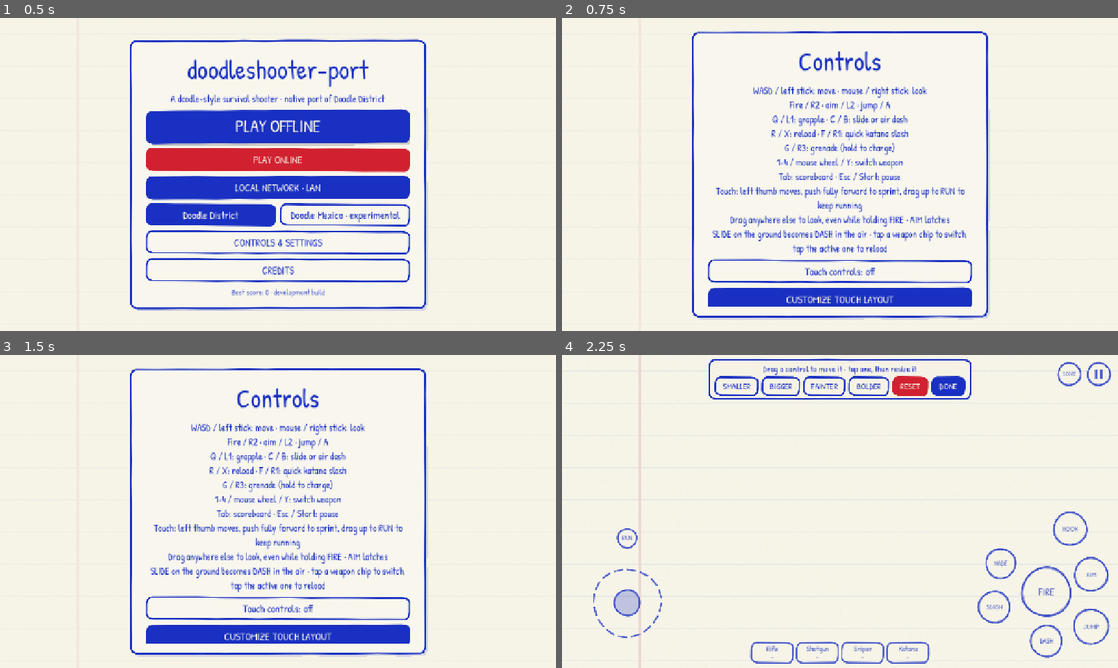
Above: before the commit, frames 1-4 (two rows, left to right).
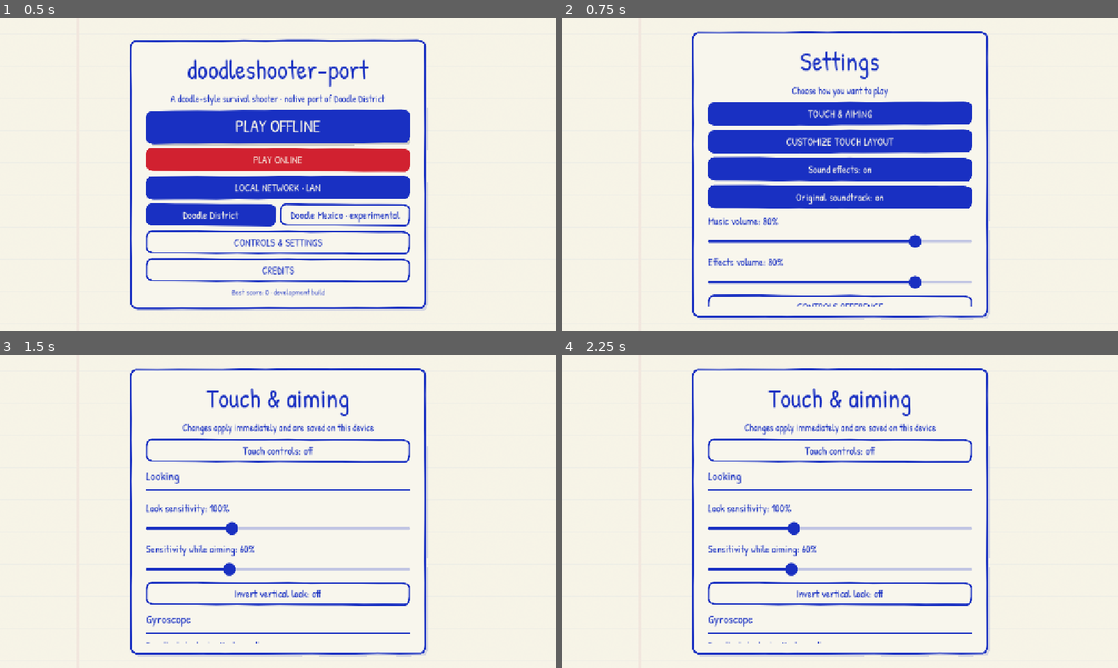
Above: after the commit, the same moments.

Repository: albertolicea00/doodleshooter-port
Game: Godot game, scene res://scenes/main.tscn
The game is run twice, just before and just after one commit, with the same random seed, the same clock (stepped at 60 frames per second) and the same inputs.
Inputs (mouse positions are in pixels of both pictures, inside the frame that each line leads up to):
- Up to frame 1 (0.5 s): no input
- Up to frame 2 (0.75 s): click "CONTROLS & SETTINGS" at 0.5 s
- Up to frame 3 (1.5 s): click (278, 452) at 1.25 s, where only the run after the commit has a clickable "TOUCH & AIMING"
- Up to frame 4 (2.25 s): click (840, 636) at 2 s, where only the run before the commit has a clickable "CUSTOMIZE TOUCH LAYOUT"

Frame 1 is identical in both runs. In frame 2, 21% of the frame differs, in the area x 26-74%, y 10-93%; in frame 3, 11%; in frame 4, 12%.

Commit message:
feat(settings): add touch and aiming options including gyroscope and auto fire
Settings is split into a short main screen, a Touch & aiming screen and a controls reference. Players choose look and aiming sensitivity, inverted vertical look, gyroscope aiming (off, while aiming, always) with its own sensitivity, auto fire on target, hold-to-aim, an optional second fire button and reload button, a fixed joystick, and whether a full forward push sprints and the run lock marker is shown. Options are saved with the layout.

Enable the gyroscope sensor in the project settings; Godot 4.6 leaves motion sensors off by default.

Diff:
--- a/native/project.godot
+++ b/native/project.godot
@@ -25,3 +25,4 @@
 [input_devices]
 pointing/emulate_touch_from_mouse=false
 pointing/emulate_mouse_from_touch=true
+sensors/enable_gyroscope=true
--- a/native/scripts/game.gd
+++ b/native/scripts/game.gd
@@ -171,6 +171,7 @@
 	touch.visible = false
 	touch.custom = preferences.get_value("touch", "layout", {})
 	touch.opacity = preferences.get_value("touch", "opacity", 1.0)
+	touch.options.merge(preferences.get_value("touch", "options", {}), true)
 	hurt_overlay = ColorRect.new()
 	hurt_overlay.set_anchors_and_offsets_preset(Control.PRESET_FULL_RECT)
 	hurt_overlay.mouse_filter = Control.MOUSE_FILTER_IGNORE
@@ -341,24 +342,56 @@
 	menu_items.add_child(foot)
 
 func show_settings() -> void:
-	_clear_menu("Controls", "WASD / left stick: move · mouse / right stick: look\nFire / R2 · aim / L2 · jump / A\nQ / L1: grapple · C / B: slide or air dash\nR / X: reload · F / R1: quick katana slash\nG / R3: grenade (hold to charge)\n1–4 / mouse wheel / Y: switch weapon\nTab: scoreboard · Esc / Start: pause\nTouch: left thumb moves, push fully forward to sprint, drag up to RUN to keep running\nDrag anywhere else to look, even while holding FIRE · AIM latches\nSLIDE on the ground becomes DASH in the air · tap a weapon chip to switch, tap the active one to reload")
-	_toggle("Touch controls", use_touch, func(value): use_touch = value)
+	_clear_menu("Settings", "Choose how you want to play")
+	_button("TOUCH & AIMING", show_touch_settings)
 	_button("CUSTOMIZE TOUCH LAYOUT", show_layout_editor)
 	_toggle("Sound effects", sound.enabled, func(value): sound.enabled = value; save_settings())
 	_toggle("Original soundtrack", sound.music_enabled, func(value): sound.music_enabled = value; save_settings())
-	for item in [["Music volume", "music_volume"], ["Effects volume", "effects_volume"]]:
-		var label = Label.new()
-		label.text = item[0]
-		menu_items.add_child(label)
-		var slider = HSlider.new()
-		slider.min_value = 0
-		slider.max_value = 1
-		slider.step = 0.05
-		slider.value = sound.get(item[1])
-		slider.custom_minimum_size.y = 36
-		slider.value_changed.connect(func(value): sound.set(item[1], value); save_settings())
-		menu_items.add_child(slider)
+	_slider("Music volume", sound.music_volume, 0, 1, func(value): sound.music_volume = value; save_settings())
+	_slider("Effects volume", sound.effects_volume, 0, 1, func(value): sound.effects_volume = value; save_settings())
+	_button("CONTROLS REFERENCE", show_controls, "AltButton")
 	_button("BACK", pause_menu if paused else show_main_menu, "AltButton")
+
+func show_controls() -> void:
+	_clear_menu("Controls", "WASD / left stick: move · mouse / right stick: look\nFire / R2 · aim / L2 · jump / A\nQ / L1: grapple · C / B: slide or air dash\nR / X: reload · F / R1: quick katana slash\nG / R3: grenade (hold to charge)\n1–4 / mouse wheel / Y: switch weapon\nTab: scoreboard · Esc / Start: pause")
+	_credit_section("Touch", "The left thumb moves. Push fully forward to sprint and drag on up to RUN to keep running. Drag anywhere else to look, even while holding FIRE. SLIDE on the ground becomes DASH in the air. Tap a weapon chip to switch and tap the active one to reload. Every one of these can be changed under Touch & aiming.")
+	_button("BACK", show_settings, "AltButton")
+
+# Every merged or assisted behaviour is optional, as in large mobile shooters.
+func show_touch_settings() -> void:
+	_clear_menu("Touch & aiming", "Changes apply immediately and are saved on this device")
+	var option = func(key: String): return func(value): touch.options[key] = value; save_settings()
+	_toggle("Touch controls", use_touch, func(value): use_touch = value)
+	_credit_section("Looking", "")
+	_slider("Look sensitivity", touch.options.look, 0.3, 2.5, option.call("look"))
+	_slider("Sensitivity while aiming", touch.options.aim_look, 0.2, 1.5, option.call("aim_look"))
+	_toggle("Invert vertical look", touch.options.invert_y, option.call("invert_y"))
+	_credit_section("Gyroscope", "Turn the device to aim. Needs a motion sensor.")
+	_choices(["Off", "While aiming", "Always"], touch.options.gyro, option.call("gyro"))
+	_slider("Gyroscope sensitivity", touch.options.gyro_speed, 0.3, 3.0, option.call("gyro_speed"))
+	_credit_section("Shooting", "")
+	_toggle("Auto fire on target", touch.options.auto_fire, option.call("auto_fire"))
+	_toggle("Hold to aim", touch.options.aim_hold, option.call("aim_hold"))
+	_toggle("Second fire button on the left", touch.options.left_fire, option.call("left_fire"))
+	_toggle("Reload button", touch.options.reload_button, option.call("reload_button"))
+	_credit_section("Moving", "")
+	_toggle("Fixed joystick", touch.options.fixed_stick, option.call("fixed_stick"))
+	_toggle("Sprint with a full forward push", touch.options.stick_sprint, option.call("stick_sprint"))
+	_toggle("Run lock marker", touch.options.run_lock, option.call("run_lock"))
+	_button("BACK", show_settings, "AltButton")
+
+func _slider(text: String, value: float, low: float, high: float, callback: Callable) -> void:
+	var label = Label.new()
+	label.text = "%s: %d%%" % [text, roundi(value * 100)]
+	menu_items.add_child(label)
+	var slider = HSlider.new()
+	slider.min_value = low
+	slider.max_value = high
+	slider.step = 0.05
+	slider.value = value
+	slider.custom_minimum_size.y = 36
+	slider.value_changed.connect(func(changed): label.text = "%s: %d%%" % [text, roundi(changed * 100)]; callback.call(changed))
+	menu_items.add_child(slider)
 
 # The controls stay on screen, over the paused game when there is one, and
 # can be dragged and resized; the result is stored with the other settings.
@@ -930,6 +963,14 @@
 	drag.position = finger.position + Vector2(0, -touch.STICK_RADIUS)
 	touch._input(drag)
 	assert(touch.sprinting, "Pushing the joystick fully forward must sprint")
+	touch.options.stick_sprint = false
+	touch._input(drag)
+	assert(not touch.sprinting, "Stick sprint must be optional")
+	touch.options.stick_sprint = true
+	touch.options.left_fire = true
+	touch.layout()
+	assert(touch.buttons.has("fire_left"), "The second fire button must appear when enabled")
+	touch.options.left_fire = false
 	touch.custom = {"fire": [-40.0, -30.0, 1.2]}
 	touch.layout()
 	var moved: Array = touch.buttons.fire
@@ -948,6 +989,29 @@
 	assert(not Input.is_action_pressed("fire"), "Releasing fire must stop the action")
 	touch.reset()
 	touch.visible = use_touch
+	var dummy = spawn_enemy("grunt")
+	dummy.set_physics_process(false)
+	dummy.hp = 99999
+	dummy.global_position = player.camera.global_position - player.camera.global_basis.z * 6.0 - Vector3.UP
+	dummy.model.scale = Vector3.ONE * dummy.model_scale
+	for i in 2:
+		await get_tree().physics_frame
+	var dummy_head = dummy.model.find_child("hit_head", true, false).get_child(0)
+	player.camera.rotation.x = asin((dummy_head.global_position - player.camera.global_position).normalized().y)
+	player.switch_weapon(0)
+	var rounds: int = player.magazines[0]
+	touch.visible = true
+	touch.options.auto_fire = true
+	for i in 8:
+		await get_tree().physics_frame
+	player.camera.rotation.x = 0
+	assert(player.magazines[0] < rounds, "Auto fire must shoot a target under the crosshair")
+	touch.options.auto_fire = false
+	touch.reset()
+	touch.visible = use_touch
+	enemies.erase(dummy)
+	dummy.laser.free()
+	dummy.free()
 	var enemy = spawn_enemy("grunt")
 	var old_score = score
 	enemy.take_damage(999)
@@ -1139,6 +1203,7 @@
 func save_settings() -> void:
 	for setting in ["music_enabled", "music_volume", "effects_volume", "enabled"]:
 		preferences.set_value("audio", setting, sound.get(setting))
+	preferences.set_value("touch", "options", touch.options)
 	preferences.save(save_path)
 
 func burst(at: Vector3, ink: int, count: int) -> void:
--- a/native/scripts/touch_controls.gd
+++ b/native/scripts/touch_controls.gd
@@ -28,15 +28,45 @@
 var dragging = false
 var grab = Vector2.ZERO
 var toolbar: Control
+# Player preferences, edited under Settings and stored with the layout.
+var options = {"look": 1.0, "aim_look": 0.6, "invert_y": false, "gyro": 0, "gyro_speed": 1.0, "auto_fire": false, "left_fire": false, "reload_button": false, "aim_hold": false, "fixed_stick": false, "stick_sprint": true, "run_lock": true}
+var auto_firing = false
 
 func _ready() -> void:
 	set_anchors_and_offsets_preset(Control.PRESET_FULL_RECT)
 	mouse_filter = Control.MOUSE_FILTER_IGNORE
 
-func _process(_delta: float) -> void:
-	if visible:
-		modulate.a = opacity
-		queue_redraw()
+func _process(delta: float) -> void:
+	if not visible:
+		return
+	modulate.a = opacity
+	queue_redraw()
+	if editing or not is_instance_valid(player) or not player.alive or not player.game.playing:
+		return
+	# Gyroscope aiming: rotation rate around the screen's vertical axis turns,
+	# around its horizontal axis pitches.
+	if options.gyro == 2 or (options.gyro == 1 and player.aiming):
+		var rate = Input.get_gyroscope()
+		turn(Vector2(-rate.y, -rate.x) * delta * options.gyro_speed)
+	# Auto fire: shoot while something that can be hurt is under the crosshair.
+	var reach = 3.2 if player.weapon_index == 3 else 18.0 if player.weapon_index == 1 else 120.0
+	var target = options.auto_fire and player.ray(reach).get("collider") != null and player.ray(reach).collider.has_method("take_damage")
+	if target and player.weapon_index in [1, 2] and auto_firing:
+		# Single-shot weapons need a fresh press for every shot.
+		target = false
+	if target != auto_firing:
+		auto_firing = target
+		if target:
+			Input.action_press("fire")
+		elif not held.values().has("fire"):
+			Input.action_release("fire")
+
+func turn(amount: Vector2) -> void:
+	if not is_instance_valid(player):
+		return
+	if options.invert_y:
+		amount.y = -amount.y
+	player.look(amount * (options.aim_look if player.aiming else 1.0))
 
 func _tweak(control: String) -> Array:
 	return custom.get(control, [0.0, 0.0, 1.0])
@@ -65,6 +95,10 @@
 		"pause": [Vector2(r - 44, inset[1] + 44), 26.0, ""] }
 	if show_score or editing:
 		buttons["scoreboard"] = [Vector2(r - 112, inset[1] + 44), 26.0, "SCORE"]
+	if options.reload_button:
+		buttons["reload"] = [Vector2(r - 360, b - 70), 30.0, "RELOAD"]
+	if options.left_fire:
+		buttons["fire_left"] = [Vector2(inset[0] + 60, b - 360), 40.0, "FIRE"]
 	for action in buttons:
 		var button: Array = buttons[action]
 		button[1] *= _tweak(action)[2]
@@ -84,6 +118,8 @@
 		if player.weapon_index == 3:
 			buttons.fire[2] = "SLASH"
 			buttons.aim[2] = "BLOCK"
+			if buttons.has("fire_left"):
+				buttons.fire_left[2] = "SLASH"
 
 func _input(event: InputEvent) -> void:
 	if not visible:
@@ -109,11 +145,11 @@
 			var raw: Vector2 = (event.position - origin) / stick_radius
 			move_vector = raw.limit_length()
 			thumb = origin + move_vector * stick_radius
-			sprinting = raw.y < -0.9 and absf(raw.x) < absf(raw.y)
-			run_locked = raw.y < -1.9 and absf(raw.x) < 0.8
-		elif is_instance_valid(player):
+			sprinting = options.stick_sprint and raw.y < -0.9 and absf(raw.x) < absf(raw.y)
+			run_locked = options.stick_sprint and options.run_lock and raw.y < -1.9 and absf(raw.x) < 0.8
+		else:
 			# Any other finger turns the camera, including one holding FIRE.
-			player.look(event.relative * 0.003)
+			turn(event.relative * 0.003 * options.look)
 
 func _press(event: InputEventScreenTouch) -> void:
 	for i in slots.size():
@@ -129,7 +165,7 @@
 	for action in buttons:
 		var b: Array = buttons[action]
 		if event.position.distance_to(b[0]) < b[1] + 8:
-			if action == "aim" and not (is_instance_valid(player) and player.weapon_index == 3):
+			if action == "aim" and not options.aim_hold and not (is_instance_valid(player) and player.weapon_index == 3):
 				# Aim latches so the same thumb stays free to look and fire;
 				# the katana block stays a hold because its timing matters.
 				aim_locked = not aim_locked
@@ -141,6 +177,8 @@
 			else:
 				if action == "aim":
 					aim_locked = false
+				if action == "fire_left":
+					action = "fire"
 				held[event.index] = action
 				Input.action_press(action)
 			get_viewport().set_input_as_handled()
@@ -152,6 +190,8 @@
 		sprinting = false
 		move_vector = Vector2.ZERO
 		origin = Vector2(maxf(event.position.x, inset[0] + stick_radius + 8), minf(event.position.y, size.y - inset[3] - stick_radius - 8))
+		if options.fixed_stick:
+			origin = stick_rest
 		thumb = origin
 
 func reset() -> void:
@@ -167,6 +207,9 @@
 	sprinting = false
 	run_locked = false
 	dragging = false
+	if auto_firing:
+		Input.action_release("fire")
+	auto_firing = false
 
 # Layout editor: drag any control; the toolbar resizes the selected one.
 func _control_at(point: Vector2) -> String:
@@ -236,7 +279,7 @@
 	var mark = Color(DoodlePen.RED, 0.9)
 	for action in buttons:
 		var b: Array = buttons[action]
-		var down = held.values().has(action) or (action == "aim" and aim_locked)
+		var down = held.values().has("fire" if action == "fire_left" else action) or (action == "aim" and aim_locked)
 		var tone = mark if editing and action == selected else ink
 		draw_circle(b[0], b[1], Color(DoodlePen.INK, 0.28) if down else Color(DoodlePen.PAPER, 0.55))
 		DoodlePen.sketch_circle(self, b[0], b[1], tone, 3.0 if action == "fire" else 2.5)
@@ -263,7 +306,7 @@
 	DoodlePen.sketch_circle(self, center, stick_radius, stick_tone, 2.5, true)
 	draw_circle(knob, stick_radius * 0.38, Color(stick_tone, 0.25))
 	DoodlePen.sketch_circle(self, knob, stick_radius * 0.38, stick_tone, 2.0)
-	if move_finger >= 0 or run_locked or editing:
+	if options.stick_sprint and options.run_lock and (move_finger >= 0 or run_locked or editing):
 		var lock = center + Vector2(0, -stick_radius * 1.9)
 		draw_circle(lock, 22, Color(DoodlePen.RED, 0.3) if run_locked else Color(DoodlePen.PAPER, 0.55))
 		DoodlePen.sketch_circle(self, lock, 22, mark if run_locked else ink, 2.0)
Not shown, changed: docs/PARITY.md
Not shown, changed: docs/VALIDATION.md
